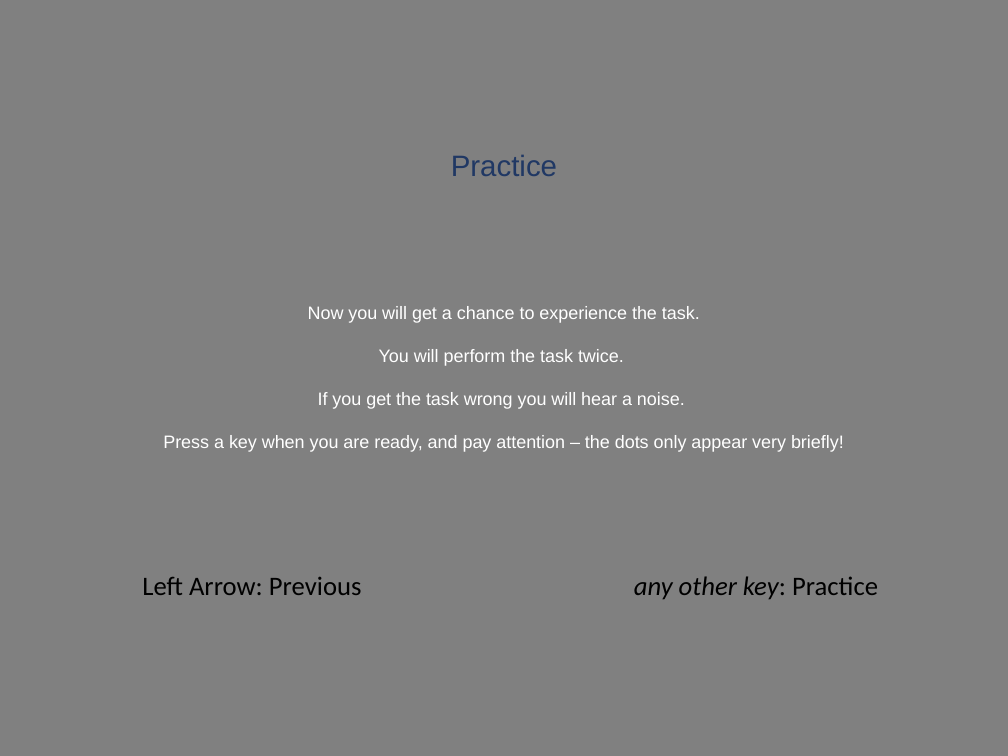
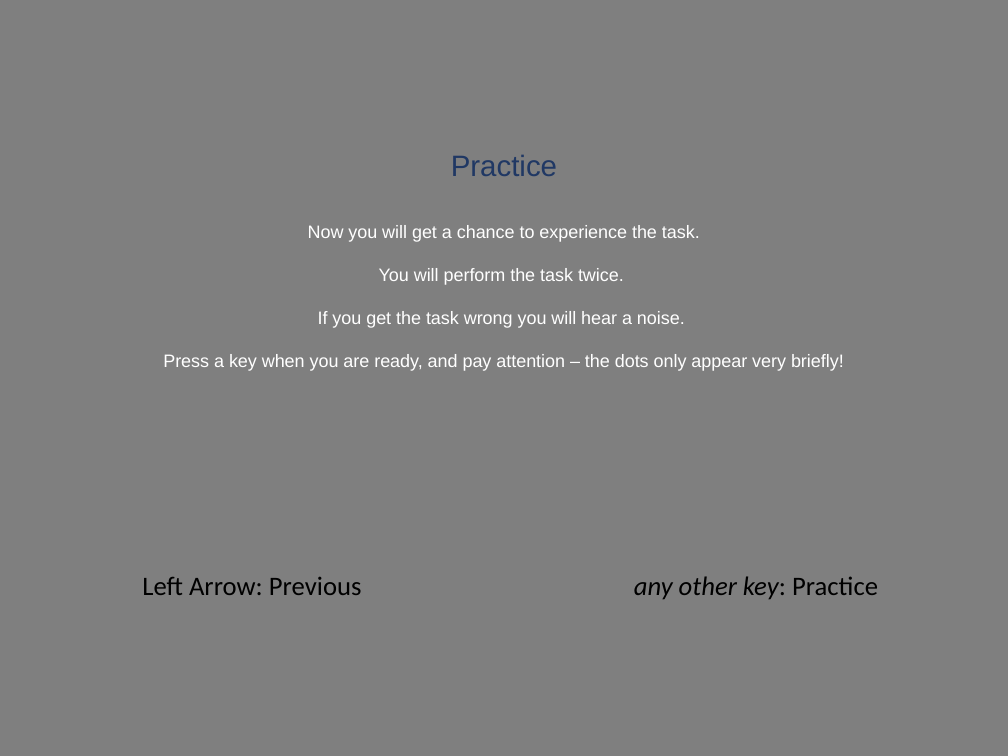
Before and after one commit to mjaquiery/nofeedback_trust, a slide deck: slide 8 of instructions/Instructions_HaloEffect_4x3.pptx. Drawn at 1008x756 pixels with LibreOffice and Linux fonts; fonts in the diff are those of the drawing. Boxes give left, top, right and bottom in pixels: in the first picture for what was removed or moved away, otherwise in the second. Text is boxed around its words. In the diff, an @@ line names an element or a change of style, - is before the commit and + after.

```diff
--- a/instructions/Instructions_HaloEffect_4x3.pptx
+++ b/instructions/Instructions_HaloEffect_4x3.pptx
@@ rectangle added at (0, 0, 1008, 756), fill #7F7F7F @@
@@ text "Now you will get a ...": place and size @@
-text "Now you will get a ..." at (163, 306, 844, 452)
+text "Now you will get a ..." at (163, 225, 844, 371)
```
Also in this commit, not shown: 21 other slides changed, 47 other files.
